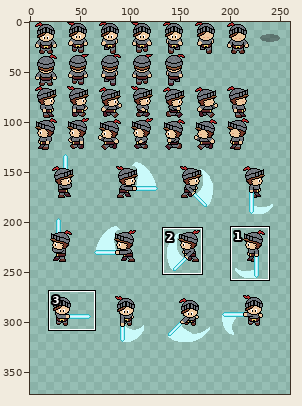
Sprite sheet: Assets/Sprites/player/player_knight_spritesheet.png. The picture above shows the old version from afar; the outline marks the close-up.
Close-up. As it was:
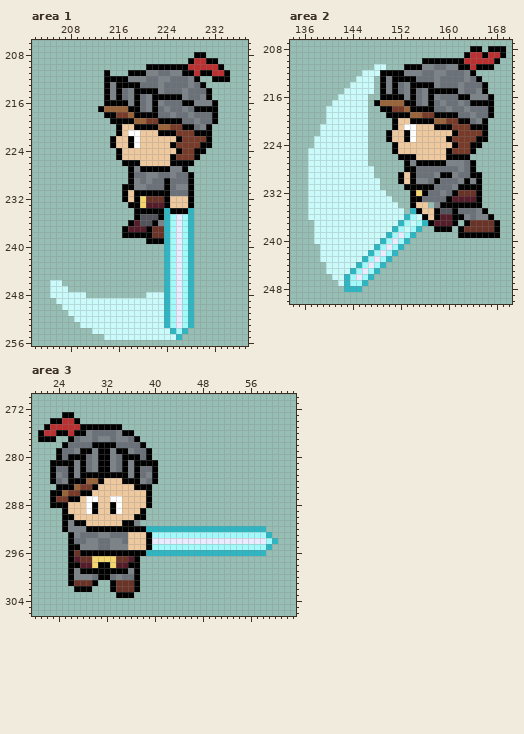
The file is 640x640 pixels. Shown: area 1: x 202..237, y 206..256; area 2: x 134..170, y 207..250; area 3: x 20..63, y 270..306. The wide view leaves out empty margins. The commit also changed other parts of the picture, which this record leaves out.
After the commit:
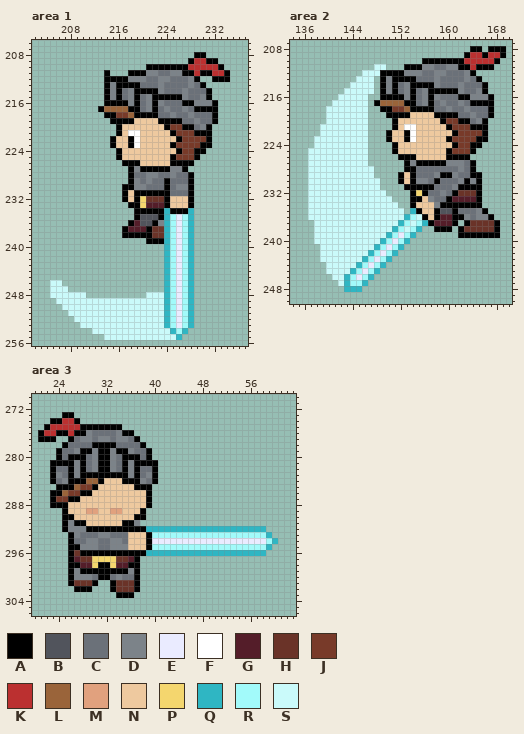
Palette (. is transparent): A #000000  B #51545c  C #6b7179  D #7c8389  E #eaebff  F #ffffff  G #541d29  H #6a3328  J #783a29  K #bb3030  L #9a643a  M #e1a17e  N #eec99f  P #f4d66e  Q #2fb6c3  R #a2fafa  S #cafafa
From old to new:
--- area 1
@@ x 217..226 @@
 218 JLAAAACCDC
-219 AALLJJAAAA
-220 NNAAAALLJJ
-221 NFFNNNAAAJ
+219 AANNNNAAAA
+220 NNNNNNNAJJ
+221 NFFNNNNNAJ
 222 NAFNNNNNNA
--- area 2
@@ x 152..161 @@
 218 JLAAAACCDC
-219 AALLJJAAAA
-220 NNAAAALLJJ
-221 NFFNNNAAAJ
+219 AANNNNAAAA
+220 NNNNNNNAJJ
+221 NFFNNNNNAJ
 222 NAFNNNNNNA
@@ x 154..159 @@
 232 APACCD
-233 AACCCC
-234 ANN.DA
+233 AANDCC
+234 ANNNDA
 235 QANNAB
--- area 3
@@ x 27..36 @@
 286 JAANNNNNNN
-287 ANFFNNFFNN
-288 NNFANNAFNN
-289 NNFANNAFNN
+287 ANNNNNNNNN
+288 NNNNNNNNNN
+289 NNMMNNMMNN
 290 NNNNNNNNNN
